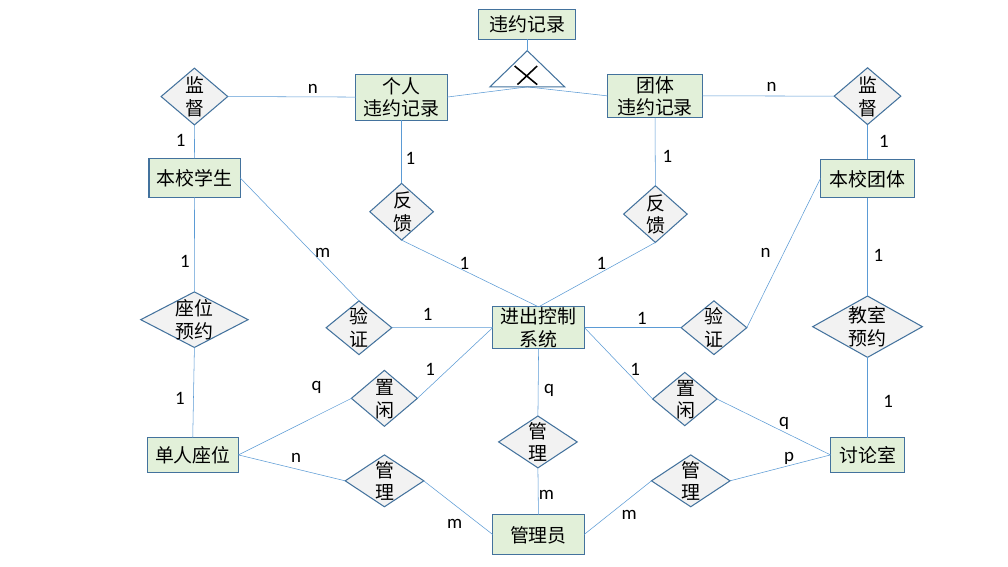
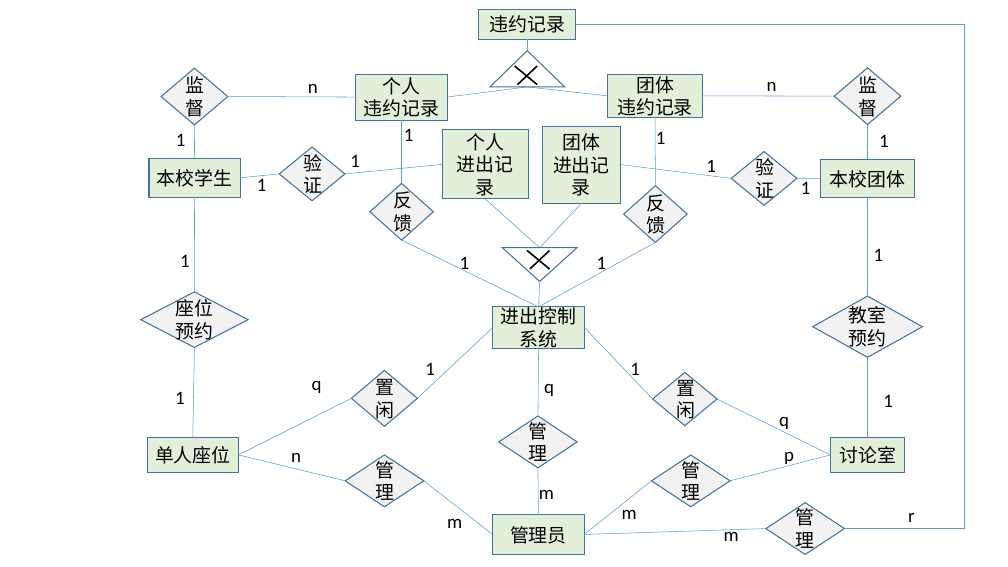
Before and after one commit to huangqiuyu/Database_BUAA, a slide deck: slide 12 of ours/E-R图初稿.pptx. Drawn at 1008x567 pixels with LibreOffice and Linux fonts; fonts in the diff are those of the drawing. Boxes give left, top, right and bottom in pixels: in the first picture for what was removed or moved away, otherwise in the second. Text is boxed around its words. In the diff, an @@ line names an element or a change of style, - is before the commit and + after.

```diff
--- a/ours/E-R图初稿.pptx
+++ b/ours/E-R图初稿.pptx
@@ elbow line added from (576, 24) to (845, 529), #5B9BD5 0.5 pt @@
@@ text "1" moved from (x1=406, y1=152, x2=416, y2=164) to (x1=404, y1=128, x2=414, y2=141) @@
@@ diamond "验证" moved from (x1=326, y1=301, x2=392, y2=355) to (x1=279, y1=147, x2=345, y2=201) @@
@@ text "1" rewrapped from (x1=423, y1=307, x2=433, y2=320) to (x1=350, y1=155, x2=360, y2=173) @@
@@ rectangle added at (x1=442, y1=130, x2=529, y2=200), fill #E2F0D9, outline #43739E 1 pt, 18 pt, text #000000 @@
+个人
+进出记录
@@ rectangle added at (x1=542, y1=126, x2=621, y2=203), fill #E2F0D9, outline #43739E 1 pt, 18 pt, text #000000 @@
+团体
+进出记录
@@ text "1" moved from (x1=663, y1=150, x2=673, y2=162) to (x1=656, y1=131, x2=666, y2=144) @@
@@ line moved from (359, 301) - (240, 178) to (279, 174) - (240, 178) @@
@@ text added at (x1=257, y1=176, x2=267, y2=191), 18 pt, text #000000 @@
+1
@@ line moved from (392, 328) - (493, 327) to (345, 174) - (442, 164) @@
@@ line moved from (681, 327) - (585, 327) to (731, 178) - (621, 165) @@
@@ text "1" moved from (x1=637, y1=312, x2=647, y2=328) to (x1=706, y1=160, x2=716, y2=177) @@
@@ diamond "验证" moved from (x1=681, y1=301, x2=747, y2=355) to (x1=731, y1=151, x2=797, y2=205) @@
@@ line moved from (747, 327) - (820, 178) to (797, 178) - (820, 178) @@
@@ text at (x1=801, y1=178, x2=811, y2=194): text changed @@
-n
+1
@@ line added from (485, 199) to (540, 248), #5B9BD5 0.5 pt @@
@@ line added from (540, 248) to (582, 203), #5B9BD5 0.5 pt @@
@@ flow chart merge added at (x1=503, y1=248, x2=578, y2=282), outline #43739E 1 pt @@
@@ line added from (527, 250) to (550, 269), #000000 1.5 pt @@
@@ line added from (530, 269) to (550, 250), #000000 1.5 pt @@
@@ line added from (538, 307) to (540, 281), #5B9BD5 0.5 pt @@
@@ diamond added at (x1=766, y1=503, x2=845, y2=555), fill #F2F2F2, outline #43739E 1 pt, 18 pt, text #000000 @@
+管理
@@ line added from (585, 535) to (766, 529), #5B9BD5 0.5 pt @@
@@ text "m" moved from (x1=315, y1=248, x2=330, y2=263) to (x1=724, y1=529, x2=739, y2=541) @@
@@ text added at (x1=908, y1=513, x2=915, y2=522), 18 pt, text #000000 @@
+r
```
Also in this commit, not shown: 1 other slide changed, 1 other file.
